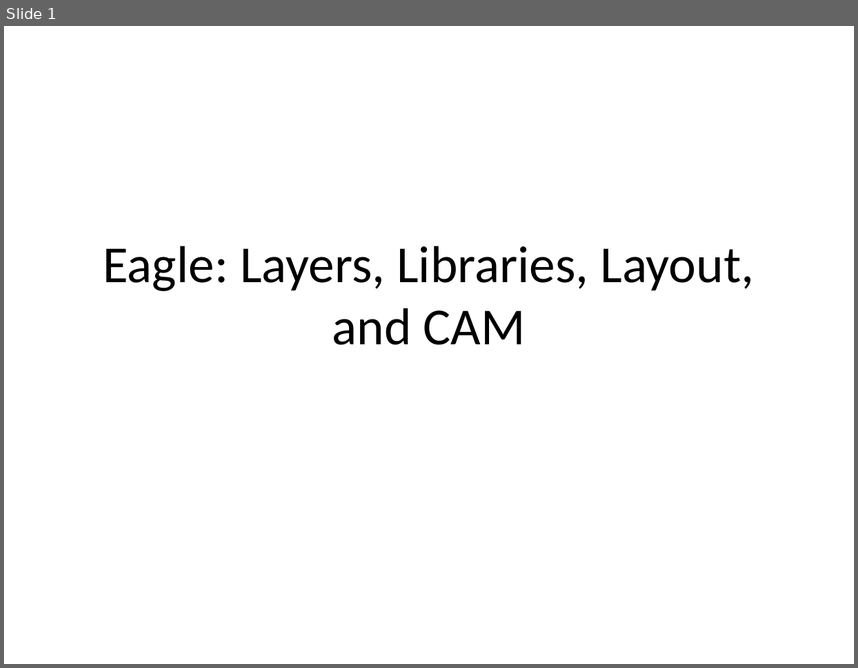
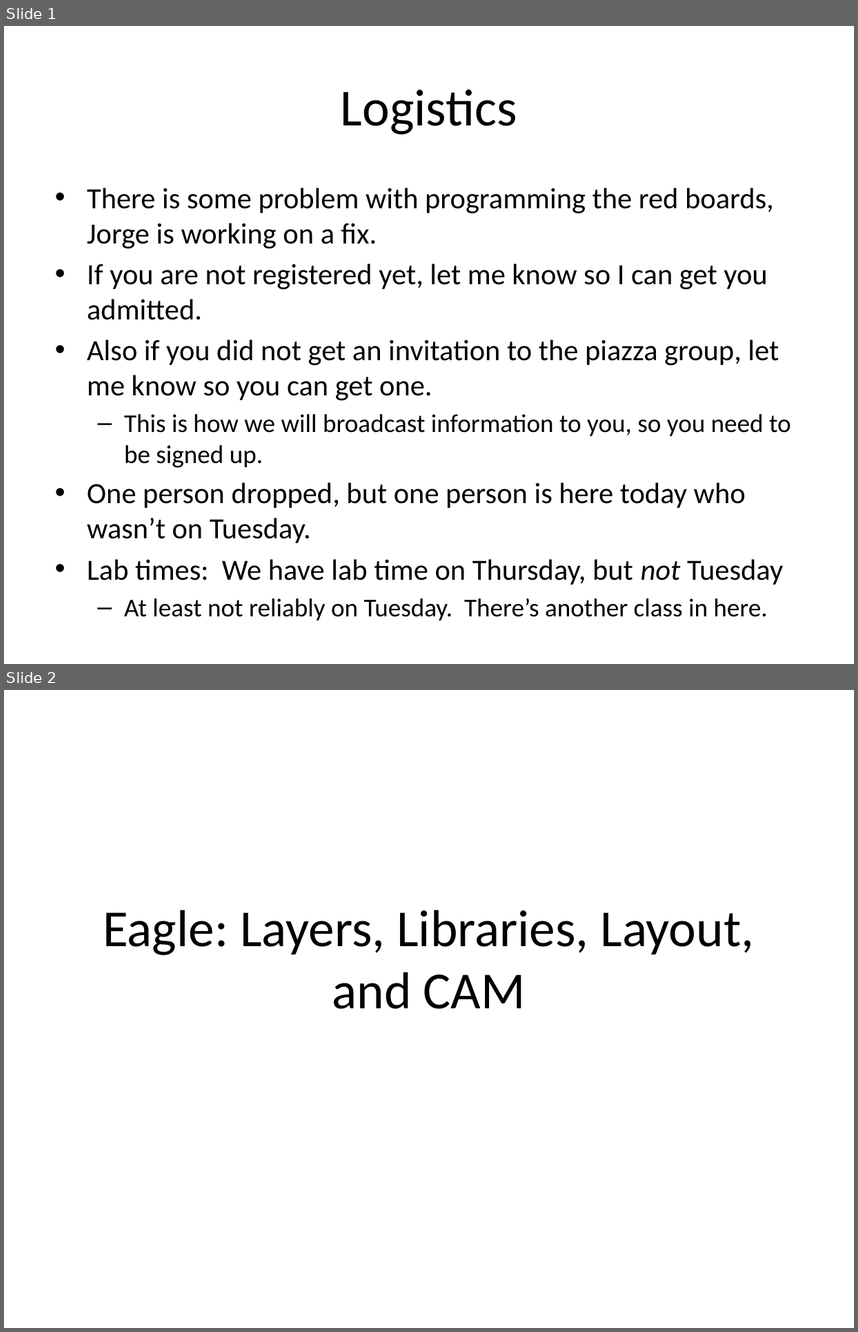
Before and after one commit to NVSL/QuadClass-Resources, a slide deck: Lecture Slides/02-Eagle-Part-1.pptx. Shown one above the other, each under a label of ours: slide 1 before the commit, slides 1 and 2 after it. The pictures are 858x668 and 858x1332 pixels, drawn with LibreOffice and Linux fonts; fonts in the diff are those of the drawing. Boxes give left, top, right and bottom in pixels: in the first picture for what was removed or moved away, otherwise in the second. Text is boxed around its words. In the diff, an @@ line names an element or a change of style, - is before the commit and + after.

```diff
--- a/Lecture Slides/02-Eagle-Part-1.pptx
+++ b/Lecture Slides/02-Eagle-Part-1.pptx
@@ slide 1 added at bbox=[4, 26, 854, 664], background #FFFFFF @@
@@ title added at bbox=[341, 89, 517, 134], 44 pt, text #000000 @@
+Logistics
@@ text added at bbox=[87, 187, 791, 620], 24.8 pt, text #000000 @@
+• There is some problem with programming the red boards, Jorge is working on a fix.
+• If you are not registered yet, let me know so I can get you admitted.
+• Also if you did not get an invitation to the piazza group, let me know so you can get one.
+  – This is how we will broadcast information to you, so you need to be signed up.
+• One person dropped, but one person is here today who wasn’t on Tuesday.
+• Lab times: We have lab time on Thursday, but not Tuesday
+  – At least not reliably on Tuesday. There’s another class in here.
@@ what was slide 1 is now slide 2 @@
```
Also in this commit, not shown: 1 slide changed, 1 slide removed, 7 other files.
